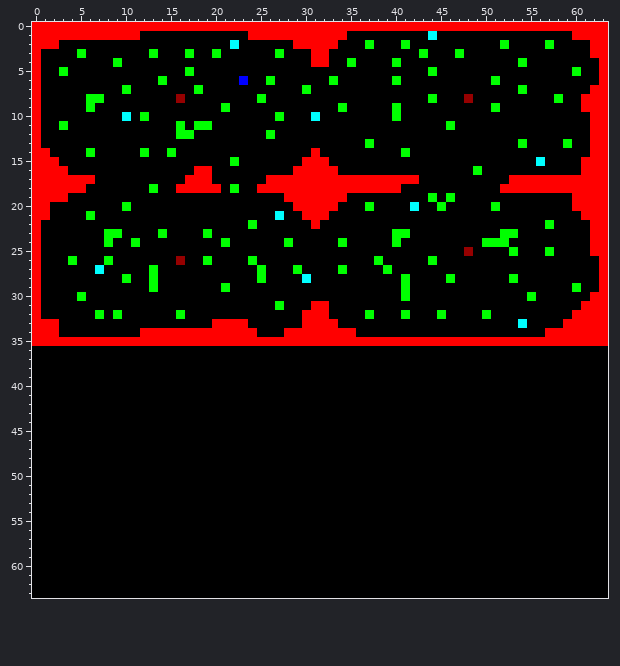
Edited in one commit: pixel-art sprite (res/LEVEL.png). Above: the version before the commit.
The file is 64x64 pixels.
The result:
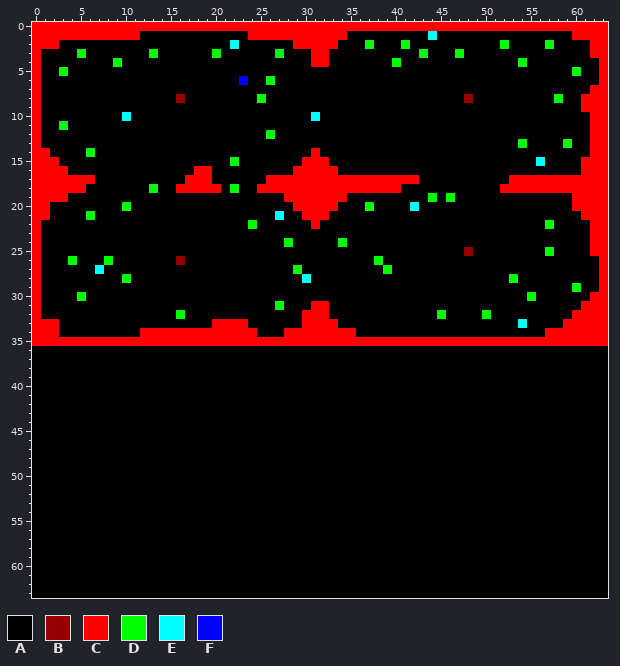
Palette (. is transparent): A #000000  B #960000  C #ff0000  D #00ff00  E #00ffff  F #0000ff
The edit:
Colour A replaces colour D in row 3 at x 17; in row 4 at x 35; in row 5 at x 17 and 44; in row 6 at x 14, 33, 40 and 51; in row 7 at x 10, 18, 30 and 54; in row 8 at x 6 to 7 and 44.
Colour A replaces colour D in row 9 at x 6, 21, 34, 40 and 51; in row 10 at x 12, 27 and 40; in row 11 at x 16, 18 to 19 and 46; in row 12 at x 16 to 17; in row 13 at x 37; in row 14 at x 12, 15 and 41.
Colour A replaces colour D in row 16 at x 49; in row 20 at x 45 and 51; in row 23 at x 8 to 9, 14, 19, 40 to 41 and 52 to 53; in row 24 at x 8, 11, 21, 40 and 50 to 52; in row 25 at x 53; in row 26 at x 19, 24 and 44.
Colour A replaces colour D in row 27 at x 13, 25 and 34; in row 28 at x 13, 25, 41 and 46; in row 29 at x 13, 21 and 41; in row 30 at x 41; in row 32 at x 7, 9, 37 and 41.
Boxes around the changes in both pictures, in picture pixels (x1, y1, x2, y2):
changed: (86, 49, 230, 157)
changed: (275, 58, 455, 157)
changed: (491, 76, 527, 112)
changed: (338, 166, 518, 319)
changed: (95, 229, 167, 319)
changed: (203, 229, 266, 292)
